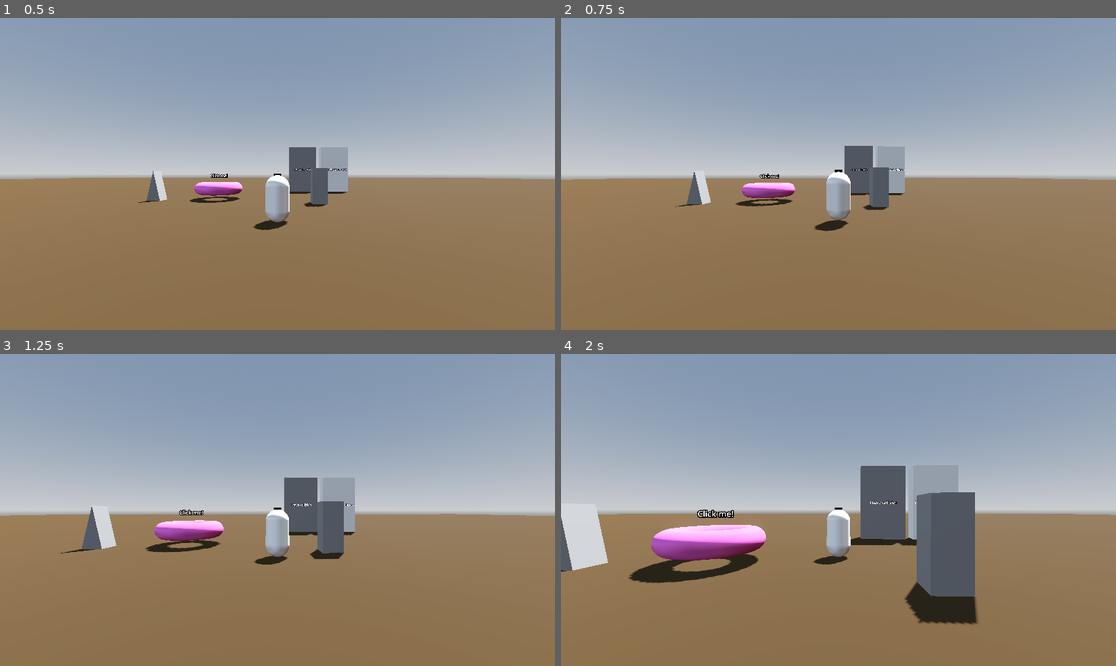
Above: before the commit, frames 1-4 (two rows, left to right).
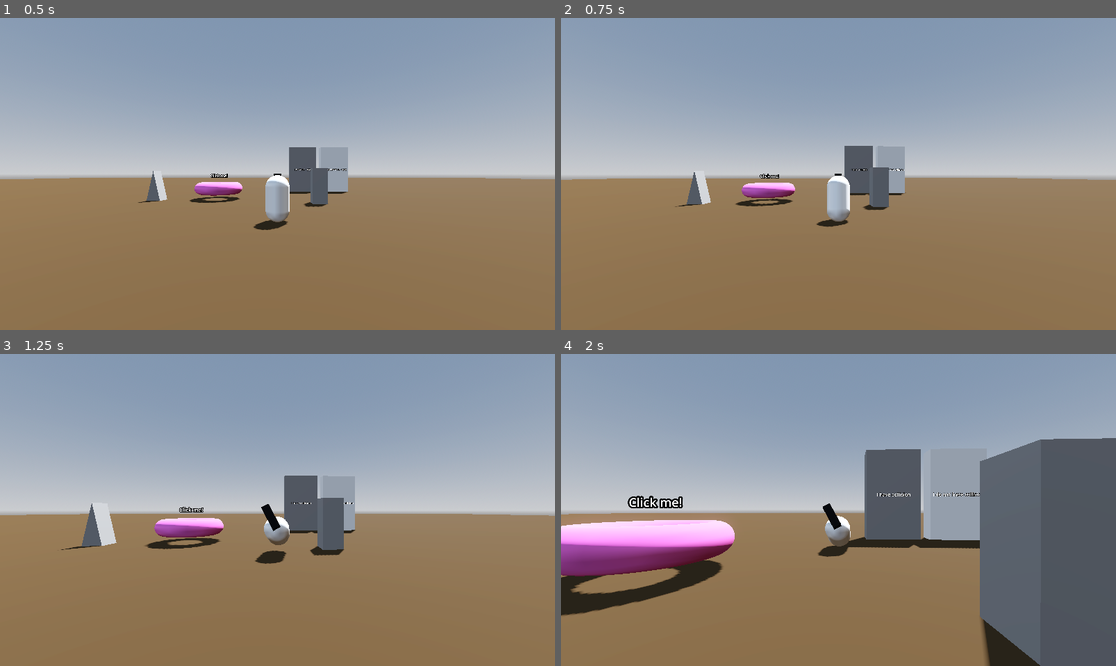
Above: after the commit, the same moments.

Repository: Gjosti/dev-sandbox
Game: Godot game, scene res://Levels/sandbox_level.tscn
Same seed, same stepped clock (60 frames per second), same inputs: the game is played once before the commit and once after it.
Inputs (mouse positions are in pixels of both pictures, inside the frame that each line leads up to):
- Up to frame 1 (0.5 s): no input
- Up to frame 2 (0.75 s): tap Enter at 0.5 s; move the mouse to (866, 174) at 0.52 s; press the mouse at (866, 174) at 0.53 s; hold W (move_forward) from 0.53 s (still down)
- Up to frame 3 (1.25 s): keep holding W (move_forward); tap Space (jump) at 0.77 s; tap Ctrl (crouch) at 0.8 s
- Up to frame 4 (2 s): keep holding W (move_forward); move the mouse to (810, 510) at 1.27 s; release the mouse at (810, 510) at 1.28 s; tap Ctrl (crouch) at 1.35 s; tap Space (jump) at 1.52 s; tap Shift (dash) at 1.55 s

Frame 1 is identical in both runs. In frame 2, 0.4% of the frame differs, in the area x 45-53%, y 48-69%; in frame 3, 2.4%; in frame 4, 32%, in the area x 0-100%, y 26-100%.

Commit message:
Dash cleaned up and added as separate node/module

Diff:
--- a/Player/Player.tscn
+++ b/Player/Player.tscn
@@ -1,32 +1,9 @@
-[gd_scene load_steps=14 format=3 uid="uid://be1k25cx46lxo"]
+[gd_scene load_steps=7 format=3 uid="uid://be1k25cx46lxo"]
 
 [ext_resource type="Script" uid="uid://bf26qmpmlw17r" path="res://Player/player.gd" id="1_3qydi"]
-[ext_resource type="Material" uid="uid://c23j08bjm2j2x" path="res://Outlines/XRayOutline.tres" id="2_q3lat"]
 [ext_resource type="PackedScene" uid="uid://co5s7037hupeh" path="res://Player/dash.tscn" id="3_tok1r"]
+[ext_resource type="PackedScene" uid="uid://dntcr487ilb6w" path="res://Player/crouch.tscn" id="4_8g4oa"]
 [ext_resource type="PackedScene" uid="uid://bedml0okde3l1" path="res://Player/rig.tscn" id="4_ddoul"]
-
-[sub_resource type="StandardMaterial3D" id="StandardMaterial3D_tok1r"]
-transparency = 4
-
-[sub_resource type="StandardMaterial3D" id="StandardMaterial3D_wer68"]
-transparency = 4
-
-[sub_resource type="CapsuleMesh" id="CapsuleMesh_l2ndj"]
-material = SubResource("StandardMaterial3D_wer68")
-
-[sub_resource type="StandardMaterial3D" id="StandardMaterial3D_8g4oa"]
-no_depth_test = true
-albedo_color = Color(0, 0, 0, 1)
-
-[sub_resource type="StandardMaterial3D" id="StandardMaterial3D_ddoul"]
-render_priority = -2
-
-[sub_resource type="BoxMesh" id="BoxMesh_3qydi"]
-material = SubResource("StandardMaterial3D_ddoul")
-size = Vector3(0.45, 1, 2.18)
-
-[sub_resource type="StandardMaterial3D" id="StandardMaterial3D_q3lat"]
-albedo_color = Color(0.10747976, 0.10747973, 0.10747973, 1)
 
 [sub_resource type="CapsuleShape3D" id="CapsuleShape3D_tok1r"]
 
@@ -34,21 +11,6 @@
 
 [node name="Player" type="CharacterBody3D"]
 script = ExtResource("1_3qydi")
-
-[node name="MeshInstance3D" type="MeshInstance3D" parent="."]
-transform = Transform3D(1, 0, 0, 0, 1, 0, 0, 0, 1, 0, 1, 0)
-visible = false
-material_override = SubResource("StandardMaterial3D_tok1r")
-material_overlay = ExtResource("2_q3lat")
-mesh = SubResource("CapsuleMesh_l2ndj")
-skeleton = NodePath("")
-
-[node name="MeshInstance3D" type="MeshInstance3D" parent="MeshInstance3D"]
-transform = Transform3D(0.69, 0, 0, 0, 0.27, 0, 0, 0, 0.445, 0, 0.94015825, -0.41239765)
-visible = false
-material_override = SubResource("StandardMaterial3D_8g4oa")
-mesh = SubResource("BoxMesh_3qydi")
-surface_material_override/0 = SubResource("StandardMaterial3D_q3lat")
 
 [node name="CollisionShape3D" type="CollisionShape3D" parent="."]
 transform = Transform3D(1, 0, 0, 0, 1, 0, 0, 0, 1, 0, 1, 0)
@@ -75,4 +37,7 @@
 
 [node name="Rig" parent="RigPivot" instance=ExtResource("4_ddoul")]
 
+[node name="Crouch" parent="." node_paths=PackedStringArray("player") instance=ExtResource("4_8g4oa")]
+player = NodePath("..")
+
 [editable path="RigPivot/Rig"]
--- /dev/null
+++ b/Player/crouch.gd
@@ -0,0 +1,21 @@
+extends Node3D
+
+# Prob needs a Crouch MoveSpace to work in the AnimationTree
+
+@export var player: Player
+@export var crouch_modifier: float = 0.5
+@export var crouch_camera_offset: float = 0.5
+
+var is_crouching: bool = false
+
+func _unhandled_input(event: InputEvent) -> void:
+	if event.is_action_pressed("crouch"):
+		if not is_crouching:
+			is_crouching = true
+			player.player_mesh.rotation = Vector3(crouch_modifier , 1, 1)
+			player.collision_shape_3d.rotation = Vector3(crouch_modifier, 1, 1)
+	else:
+		if is_crouching:
+			is_crouching = false
+			player.player_mesh.rotation = Vector3(1, 1, 1)
+			player.collision_shape_3d.rotation = Vector3(1, 1, 1)
--- /dev/null
+++ b/Player/crouch.tscn
@@ -0,0 +1,6 @@
+[gd_scene load_steps=2 format=3 uid="uid://dntcr487ilb6w"]
+
+[ext_resource type="Script" uid="uid://c65kxe777wxqt" path="res://Player/crouch.gd" id="1_eaxlx"]
+
+[node name="Crouch" type="Node3D"]
+script = ExtResource("1_eaxlx")
--- a/Player/dash.gd
+++ b/Player/dash.gd
@@ -1,26 +1,39 @@
 extends Node3D
 
 @export var player: Player
-@export var dash_cooldown:float = 0.5
+@export var dash_cooldown: float = 0.5
+@export var dash_duration: float = 0.2
+@export var dash_speed_modifier: float = 5.0
+@export var time_remaining: float = 0.0
 @onready var timer: Timer = $Timer
 
 var direction: Vector3 = Vector3.ZERO
+var previous_velocity: Vector3 = Vector3.ZERO
 
-# Called when the node enters the scene tree for the first time.
-func _ready() -> void:
-	pass # Replace with function body.
+func _physics_process(delta: float) -> void:
+	var dash_velocity = direction * player.speed * dash_speed_modifier
+	player.velocity.x = dash_velocity.x
+	player.velocity.z = dash_velocity.z
 
+	# Face dash direction
+	if direction.length() > 0.01:
+		var target_yaw = atan2(-direction.x, -direction.z)
+		player.rig_pivot.rotation.y = target_yaw
 
-# Called every frame. 'delta' is the elapsed time since the previous frame.
-# func _process(delta: float) -> void:
-# 	pass
-
+	time_remaining -= delta
+	if time_remaining <= 0:
+		direction = Vector3.ZERO
 
 func _unhandled_input(event: InputEvent) -> void:
 	if event.is_action_pressed("dash"):
 		if timer.is_stopped():
-			direction = -player.global_transform.basis.z.normalized()
+			if player.direction.length() > 0.1:
+				direction = player.direction.normalized()
+			else:
+				direction = -player.rig_pivot.global_transform.basis.z.normalized()
 			print("Dashable")
+			player.rig.travel("Dash")
 			timer.start(dash_cooldown)
+			time_remaining = dash_duration
 		else:
 			print("Not Dashable")
--- a/Player/player.gd
+++ b/Player/player.gd
@@ -30,7 +30,7 @@
 # Node References
 @onready var horizontal_pivot: Node3D = $HorizontalPivot
 @onready var vertical_pivot: Node3D = $HorizontalPivot/VerticalPivot
-@onready var player_mesh: Node3D = $MeshInstance3D
+@onready var player_mesh: Node3D = $RigPivot/Rig/CharacterRig/MeshInstance3D
 @onready var collision_shape_3d: CollisionShape3D = $CollisionShape3D
 @onready var rig_pivot: Node3D = $RigPivot
 @onready var rig: Node3D = $RigPivot/Rig
@@ -74,6 +74,8 @@
 
 # Movement
 func handle_movement(delta: float) -> void:
+	if rig.is_dashing():
+		return
 	var input_dir := Input.get_vector("move_left", "move_right", "move_forward", "move_backward")
 	direction = Vector3.ZERO
 	if input_dir.length() > 0:
@@ -101,7 +103,6 @@
 	handle_mouse_input(event)
 	handle_camera_zoom(event)
 	handle_attack_input(event)
-	handle_crouch_input()
 	# Handle jump release for variable jump height
 	if event.is_action_released("jump") and velocity.y >= 0:
 		velocity.y *= 0.4
@@ -129,13 +130,6 @@
 		if event.is_action_pressed("attack"):
 			main_action()
 
-func handle_crouch_input() -> void:
-	if is_on_floor() and rig.is_idle():
-		if Input.is_action_pressed("crouch"):
-			rig.travel("Crouch")
-	else:
-		rig.travel("Start")
-
 
 func handle_camera_zoom(event: InputEvent) -> void:
 	if event.is_action_pressed("scroll_forward"):
@@ -159,8 +153,3 @@
 
 func main_action() -> void:
 	rig.travel("Attack")
-
-# idiotisk måte å gjørde det på. TODO lage state machine separat fra AnimationTree
-# og heller transforme onPress og OnRelease type ting
-func crouch() -> void:
-	rig.travel("Crouch")
--- a/Player/rig.gd
+++ b/Player/rig.gd
@@ -26,3 +26,6 @@
 
 func is_idle() -> bool:
 	return playback.get_current_node() == "MoveSpace"
+
+func is_dashing() -> bool:
+	return playback.get_current_node() == "Dash"
--- a/Player/rig.tscn
+++ b/Player/rig.tscn
@@ -286,10 +286,27 @@
 "values": [Vector3(0, 0, 0), Vector3(0, 0.1, 0), Vector3(0, 0, 0)]
 }
 
+[sub_resource type="Animation" id="Animation_vcvy3"]
+resource_name = "Dash"
+length = 0.3
+tracks/0/type = "value"
+tracks/0/imported = false
+tracks/0/enabled = true
+tracks/0/path = NodePath(".:rotation")
+tracks/0/interp = 1
+tracks/0/loop_wrap = true
+tracks/0/keys = {
+"times": PackedFloat32Array(0, 0.05, 0.3),
+"transitions": PackedFloat32Array(1, 1, 1),
+"update": 0,
+"values": [Vector3(0, 0, 0), Vector3(0.7853982, 0, 0), Vector3(0, 0, 0)]
+}
+
 [sub_resource type="AnimationLibrary" id="AnimationLibrary_awthv"]
 _data = {
 &"Attack": SubResource("Animation_awthv"),
 &"Crouch": SubResource("Animation_8s7l5"),
+&"Dash": SubResource("Animation_vcvy3"),
 &"Idle": SubResource("Animation_ydo8n"),
 &"Jump": SubResource("Animation_32kt2"),
 &"RESET": SubResource("Animation_wer68"),
@@ -300,7 +317,7 @@
 animation = &"Attack"
 
 [sub_resource type="AnimationNodeAnimation" id="AnimationNodeAnimation_8s7l5"]
-animation = &"Crouch"
+animation = &"Dash"
 
 [sub_resource type="AnimationNodeAnimation" id="AnimationNodeAnimation_32kt2"]
 animation = &"Jump"
@@ -333,26 +350,27 @@
 advance_mode = 2
 
 [sub_resource type="AnimationNodeStateMachineTransition" id="AnimationNodeStateMachineTransition_vcvy3"]
-
-[sub_resource type="AnimationNodeStateMachineTransition" id="AnimationNodeStateMachineTransition_icx30"]
+xfade_time = 0.1
 switch_mode = 2
 advance_mode = 2
+
+[sub_resource type="AnimationNodeStateMachineTransition" id="AnimationNodeStateMachineTransition_icx30"]
 
 [sub_resource type="AnimationNodeStateMachine" id="AnimationNodeStateMachine_ydo8n"]
 states/Attack/node = SubResource("AnimationNodeAnimation_wer68")
 states/Attack/position = Vector2(482, 197)
-states/Crouch/node = SubResource("AnimationNodeAnimation_8s7l5")
-states/Crouch/position = Vector2(355, 8)
+states/Dash/node = SubResource("AnimationNodeAnimation_8s7l5")
+states/Dash/position = Vector2(370, 8)
 states/Jump/node = SubResource("AnimationNodeAnimation_32kt2")
 states/Jump/position = Vector2(611, 8)
 states/MoveSpace/node = SubResource("AnimationNodeBlendSpace1D_32kt2")
 states/MoveSpace/position = Vector2(482, 100)
-transitions = ["Start", "MoveSpace", SubResource("AnimationN …(316 unchanged characters)… ionNodeStateMachineTransition_32kt2"), "MoveSpace", "Crouch", SubResource("AnimationNodeStateMachineTransition_vcvy3"), "Crouch", "MoveSpace", SubResource("AnimationNodeStateMachineTransition_icx30")]
+transitions = ["Start", "MoveSpace", SubResource("AnimationN …(316 unchanged characters)… ionNodeStateMachineTransition_32kt2"), "Dash", "MoveSpace", SubResource("AnimationNodeStateMachineTransition_vcvy3"), "MoveSpace", "Dash", SubResource("AnimationNodeStateMachineTransition_icx30")]
 graph_offset = Vector2(10, -27)
 
 [node name="Rig" type="Node3D"]
 script = ExtResource("1_wer68")
-animation_speed = 20.0
+animation_speed = 200.0
 
 [node name="CharacterRig" type="Node3D" parent="."]
 transform = Transform3D(0.9, 0, 0, 0, 0.9, 0, 0, 0, 0.9, 0, 0, 0)
Not shown, added: Player/crouch.gd.uid
Not shown: 1 places in Player/rig.tscn that only renumber resources
